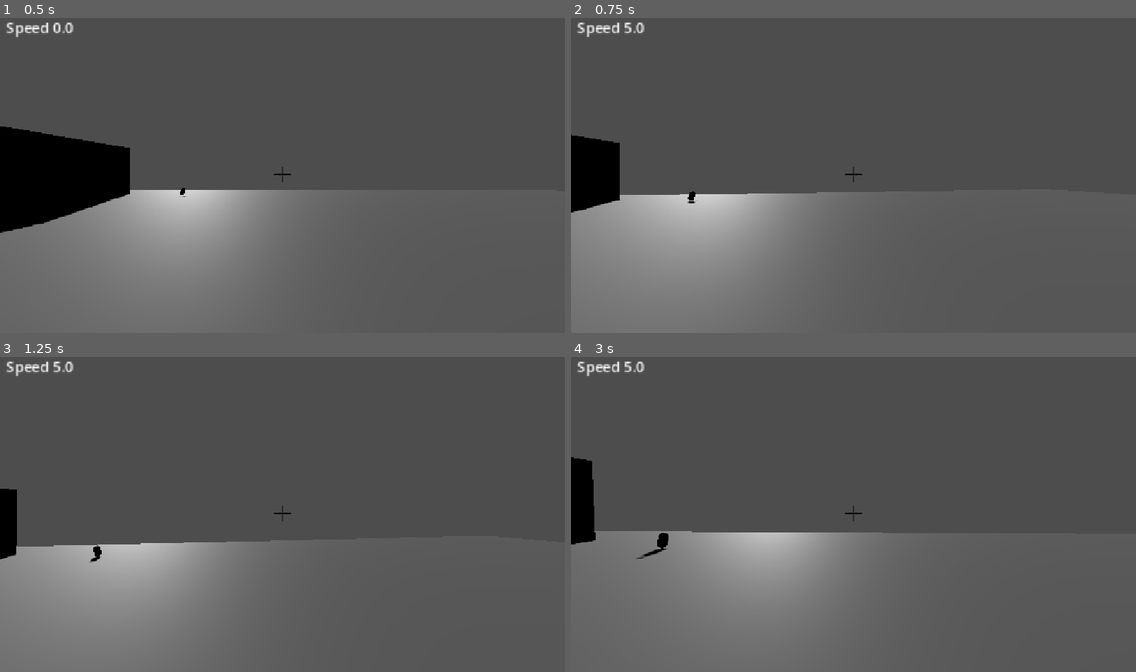
Above: before the commit, frames 1-4 (two rows, left to right).
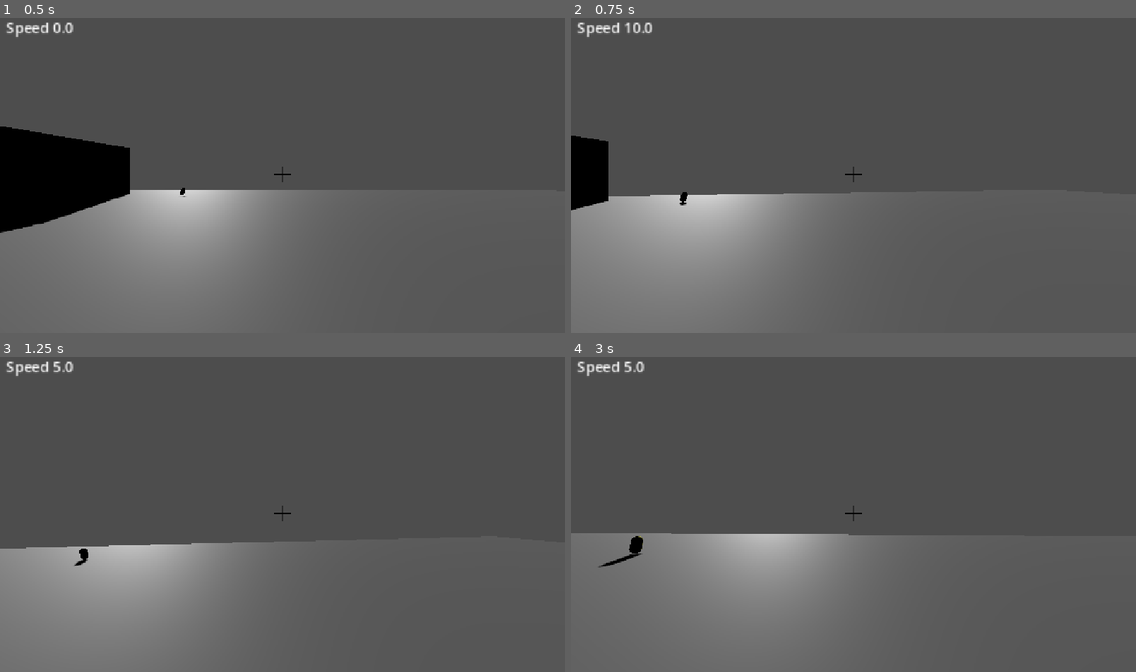
Above: after the commit, the same moments.

Repository: zenix2201-hash/Grapple-Man
Game: Godot game, scene res://Corridor.tscn
The game is run twice, just before and just after one commit, with the same random seed, the same clock (stepped at 60 frames per second) and the same inputs.
Inputs (mouse positions are in pixels of both pictures, inside the frame that each line leads up to):
- Up to frame 1 (0.5 s): no input
- Up to frame 2 (0.75 s): tap Enter at 0.5 s; move the mouse to (881, 172) at 0.52 s; hold W (move_up) from 0.53 s (still down); hold Shift (Sprint, bound only after the commit) from 0.53 s (still down); tap Q (grapple) at 0.6 s
- Up to frame 3 (1.25 s): keep holding W (move_up); keep holding Shift (Sprint, bound only after the commit); tap Space (jump) at 0.77, 1.07 s
- Up to frame 4 (3 s): keep holding W (move_up); move the mouse to (825, 514) at 1.27 s; release Shift (Sprint, bound only after the commit) at 1.28 s; tap Shift (Sprint, bound only after the commit) at 1.35 s; tap Space (jump) at 1.52, 1.55, 1.82, 2.1 s; move the mouse to (864, 508) at 2.02 s; tap Q (grapple) at 2.3, 2.85 s; move the mouse to (847, 517) at 2.77 s

Frame 1 is identical in both runs. In frame 2, 0.7% of the frame differs, in the area x 0-50%, y 1-62%; in frame 3, 1.0%; in frame 4, 1.7%, in the area x 0-61%, y 31-67%.

Commit message:
grapple phys

Diff:
--- a/player.gd
+++ b/player.gd
@@ -27,6 +27,10 @@
 #Grapple Line
 @onready var grapple_line: MeshInstance3D = $CollisionShape3D/head/Camera3D/Grapple_Line
 
+#Sprint
+@export var walk_speed: float = 5.0
+@export var sprint_speed: float = 9.8
+
 #Speed Counter
 @onready var speed_counter = $CanvasLayer/speed_counter
 
@@ -43,38 +47,41 @@
 
 func _physics_process(delta: float) -> void: #Gravity
 
+	# Handle Sprint Input (switches speed based on shift/sprint key)
+	if Input.is_action_pressed("Sprint") and is_on_floor():
+		speed = sprint_speed
+	else:
+		speed = walk_speed
+
 	var current_speed = Vector2(velocity.x, velocity.z).length()
 
-	if not is_on_floor():
-		velocity.y -= gravity * delta
+	# Standard gravity & jumping (bypassed while grappling so swing physics take over)
+	if not is_grappling:
+		if not is_on_floor():
+			velocity.y -= gravity * delta
 
-	if Input.is_action_just_pressed("jump") and is_on_floor(): #Jump
-		velocity.y = jump_velocity
+		if Input.is_action_just_pressed("jump") and is_on_floor(): #Jump
+			velocity.y = jump_velocity
 
 	var input_dir := Input.get_vector("move_left", "move_right", "move_up", "move_down")
-	var direction := (transform.basis * Vector3(input_dir.x, 0, input_dir.y)).normalized()
 
-	if direction:
-		velocity.x = direction.x * speed
-		velocity.z = direction.z * speed
-	else:
-		velocity.x = move_toward(velocity.x, 0, speed)
-		velocity.z = move_toward(velocity.z, 0, speed)
+	# Standard WASD movement (bypassed while grappling to protect momentum)
+	if not is_grappling:
+		var direction := (transform.basis * Vector3(input_dir.x, 0, input_dir.y)).normalized()
+
+		if direction:
+			velocity.x = direction.x * speed
+			velocity.z = direction.z * speed
+		else:
+			velocity.x = move_toward(velocity.x, 0, speed)
+			velocity.z = move_toward(velocity.z, 0, speed)
 
 	speed_counter.text = "Speed " + str(round(current_speed))
 
-	GDScript
 	_process_wall_run(delta)
 	_process_grapple(delta)
-
-
-
 	_process_wall_run(delta)
-
 	move_and_slide()
-
-	_process_camera_effects(delta, input_dir)
-
 	_process_camera_effects(delta, input_dir)
 
 func _process_camera_effects(delta: float, input_dir: Vector2) -> void:
@@ -116,32 +123,33 @@
 		is_wall_running = false
 
 #Grapple
+var rope_length: float = 0.0
+
 func _process_grapple(delta: float) -> void:
 	if Input.is_action_just_pressed("grapple"):
 		if grapple_ray.is_colliding():
 			grapple_target = grapple_ray.get_collision_point()
+			rope_length = global_position.distance_to(grapple_target)
 			is_grappling = true
 			grapple_line.visible = true
 
-	if Input.is_action_just_released("grapple"):
+	# If you release grapple OR press jump while grappling, handle exit
+	if Input.is_action_just_released("grapple") or (is_grappling and Input.is_action_just_pressed("jump")):
+
+		# Jump-to-zip: Blasts you straight toward the hook when you press jump mid-swing
+		if is_grappling and Input.is_action_just_pressed("jump"):
+			var target_dir = (grapple_target - global_position).normalized()
+			velocity = target_dir * 45.0 # High-speed launch directly to the anchor
+
 		is_grappling = false
 		grapple_line.visible = false
+		return
 
 	if is_grappling:
-		# Shifts the start point forward and to the right so it doesn't block your crosshair
+		# Keep visual line offsets
 		var forward_offset = grapple_ray.global_transform.basis.z * -0.5
-		var side_offset = grapple_ray.global_transform.basis.x * 0.4 # Change to -0.4 to move it to the left instead
+		var side_offset = grapple_ray.global_transform.basis.x * 0.4
 		var start_pos = grapple_ray.global_position + forward_offset + side_offset
-
-		var pull_vector = grapple_target - start_pos
-		var distance = pull_vector.length()
-
-		# Stop grappling automatically when you arrive at the wall
-		if distance < 2.0:
-			is_grappling = false
-			grapple_line.visible = false
-			velocity = Vector3.ZERO
-			return
 
 		# --- VISUAL LINE CODE ---
 		grapple_line.rotation = Vector3.ZERO
@@ -151,11 +159,32 @@
 
 		var cylinder_mesh: CylinderMesh = grapple_line.mesh as CylinderMesh
 		if cylinder_mesh:
-			cylinder_mesh.height = distance
+			cylinder_mesh.height = start_pos.distance_to(grapple_target)
 		# ------------------------
 
-		var pull_direction = pull_vector.normalized()
-		pull_direction.y *= 0.4
-		pull_direction = pull_direction.normalized()
+		# --- MOMENTUM-PRESERVING SWING PHYSICS ---
+		var to_target = grapple_target - global_position
+		var current_distance = to_target.length()
+		var dir_to_target = to_target.normalized()
 
-		velocity = pull_direction * grapple_speed
+		# Balanced asymmetric gravity
+		if not is_on_floor():
+			if velocity.y < 0:
+				velocity.y -= 35.0 * delta # Heavy falling gravity for speed
+			else:
+				velocity.y -= 28.0 * delta # Strong upward gravity to arc you down
+
+		# Rope constraint tension force: redirects your existing run/jump speed into an arc
+		if current_distance > rope_length:
+			var radial_velocity = velocity.dot(dir_to_target)
+			if radial_velocity < 0:
+				velocity -= dir_to_target * radial_velocity
+			velocity += dir_to_target * (current_distance - rope_length) * 40.0 * delta
+
+		# Cap maximum upward velocity so it doesn't rocket you
+		if velocity.y > 15.0:
+			velocity.y = 15.0
+
+		# Lower friction so your sprint/jump momentum carries far without dying out instantly
+		velocity.x *= 0.998
+		velocity.z *= 0.998
--- a/project.godot
+++ b/project.godot
@@ -56,6 +56,11 @@
 "events": [Object(InputEventKey,"resource_local_to_scene":false,"resource_name":"","device":-1,"window_id":0,"alt_press …(192 unchanged characters)…
 ]
 }
+Sprint={
+"deadzone": 0.2,
+"events": [Object(InputEventKey,"resource_local_to_scene":false,"resource_name":"","device":-1,"window_id":0,"alt_pressed":false,"shift_pressed":false,"ctrl_pressed":false,"meta_pressed":false,"pressed":false,"keycode":0,"physical_keycode":4194325,"key_label":0,"unicode":0,"location":0,"echo":false,"script":null)
+]
+}
 
 [layer_names]
 
